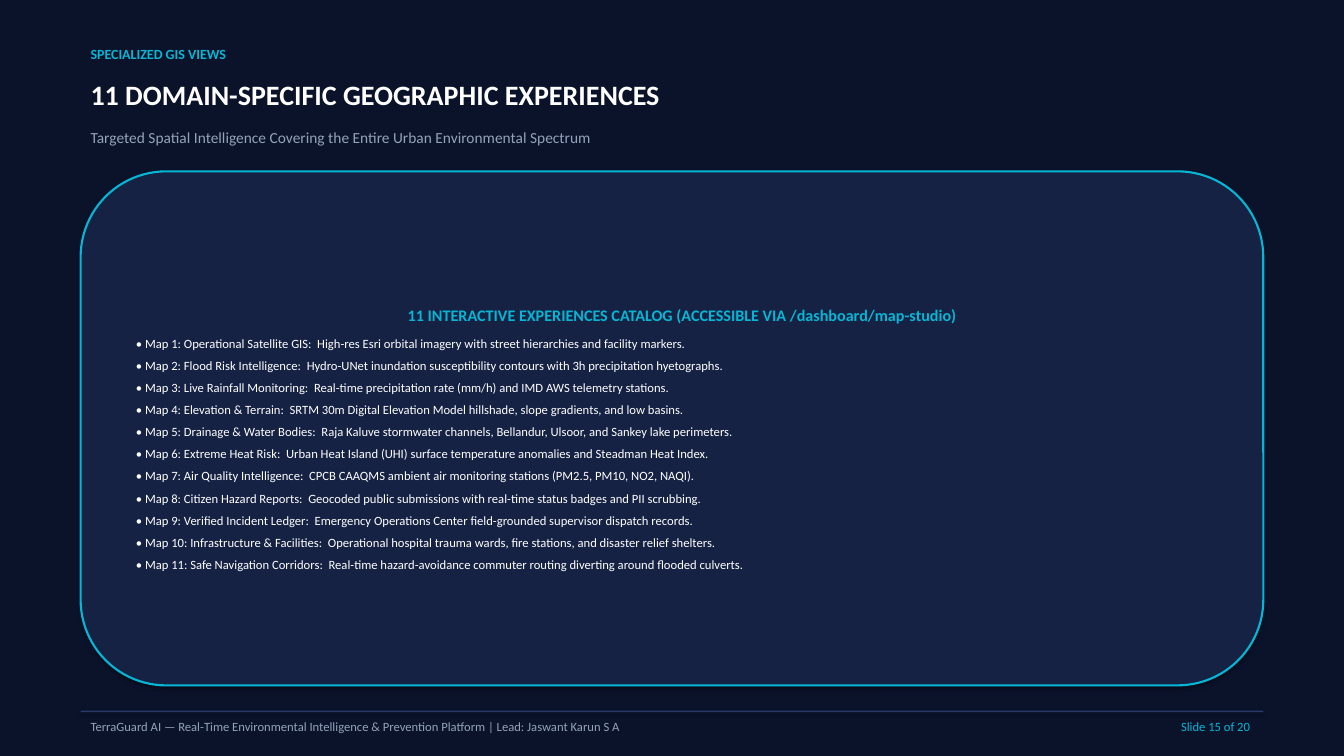
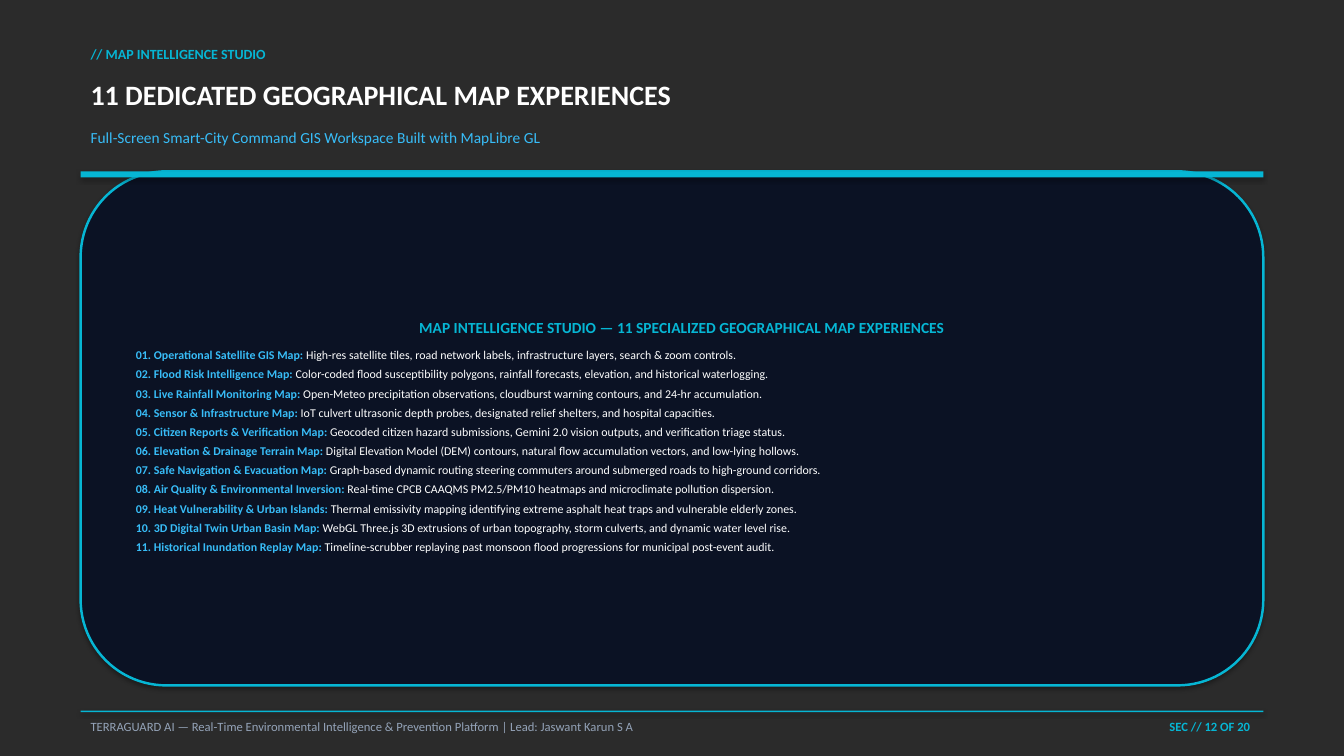
Before and after one commit to Jaswant-Karun/TerraGuard-AI, a slide deck: slide 12 of INFINEX_2K26_TerraGuard_AI_Presentation.pptx (slide 15 before the commit). Drawn at 1344x756 pixels with LibreOffice and Linux fonts; fonts in the diff are those of the drawing; background and template pictures are left out; a plain dark background stands for a picture behind light text. Boxes give left, top, right and bottom in pixels: in the first picture for what was removed or moved away, otherwise in the second. Text is boxed around its words. In the diff, an @@ line names an element or a change of style, - is before the commit and + after.

```diff
--- a/INFINEX_2K26_TerraGuard_AI_Presentation.pptx
+++ b/INFINEX_2K26_TerraGuard_AI_Presentation.pptx
@@ background #FFFFFF to picture (left out) @@
@@ rectangle removed at (x1=0, y1=0, x2=1344, y2=756) @@
@@ text at (x1=106, y1=50, x2=265, y2=59): text changed @@
-SPECIALIZED GIS VIEWS
+// MAP INTELLIGENCE STUDIO
@@ text at (x1=91, y1=86, x2=671, y2=105): text changed @@
-11 DOMAIN-SPECIFIC GEOGRAPHIC EXPERIENCES
+11 DEDICATED GEOGRAPHICAL MAP EXPERIENCES
@@ text at (x1=91, y1=132, x2=540, y2=146): text changed; text colour #94A3B8 to #38BDF8 @@
-Targeted Spatial Intelligence Covering the Entire Urban Environmental Spectrum
+Full-Screen Smart-City Command GIS Workspace Built with MapLibre GL
@@ rounded rectangle "MAP INTELLIGENCE STUDIO — 11 ..." at (x1=81, y1=171, x2=1263, y2=686): fill #162244 to #0B1224; outline #06B6D4 1.5 pt to #06B6D4 1.75 pt @@
@@ rectangle added at (x1=81, y1=171, x2=1263, y2=177), fill #06B6D4 @@
@@ text in rounded rectangle at (x1=136, y1=323, x2=944, y2=553): text changed; size 9 to 8.5 pt @@
-11 INTERACTIVE EXPERIENCES CATALOG (ACCESSIBLE VIA /dashboard/map-studio)
-• Map 1: Operational Satellite GIS: High-res Esri orbital imagery with street hierarchies and facility markers.
-• Map 2: Flood Risk Intelligence: Hydro-UNet inundation susceptibility contours with 3h precipitation hyetographs.
-• Map 3: Live Rainfall Monitoring: Real-time precipitation rate (mm/h) and IMD AWS telemetry stations.
-• Map 4: Elevation & Terrain: SRTM 30m Digital Elevation Model hillshade, slope gradients, and low basins.
-• Map 5: Drainage & Water Bodies: Raja Kaluve stormwater channels, Bellandur, Ulsoor, and Sankey lake perimeters.
-• Map 6: Extreme Heat Risk: Urban Heat Island (UHI) surface temperature anomalies and Steadman Heat Index.
-• Map 7: Air Quality Intelligence: CPCB CAAQMS ambient air monitoring stations (PM2.5, PM10, NO2, NAQI).
-• Map 8: Citizen Hazard Reports: Geocoded public submissions with real-time status badges and PII scrubbing.
-• Map 9: Verified Incident Ledger: Emergency Operations Center field-grounded supervisor dispatch records.
-• Map 10: Infrastructure & Facilities: Operational hospital trauma wards, fire stations, and disaster relief shelters.
-• Map 11: Safe Navigation Corridors: Real-time hazard-avoidance commuter routing diverting around flooded culverts.
+MAP INTELLIGENCE STUDIO — 11 SPECIALIZED GEOGRAPHICAL MAP EXPERIENCES
+01. Operational Satellite GIS Map: High-res satellite tiles, road network labels, infrastructure layers, search & zoom controls.
+02. Flood Risk Intelligence Map: Color-coded flood susceptibility polygons, rainfall forecasts, elevation, and historical waterlogging.
+03. Live Rainfall Monitoring Map: Open-Meteo precipitation observations, cloudburst warning contours, and 24-hr accumulation.
+04. Sensor & Infrastructure Map: IoT culvert ultrasonic depth probes, designated relief shelters, and hospital capacities.
+05. Citizen Reports & Verification Map: Geocoded citizen hazard submissions, Gemini 2.0 vision outputs, and verification triage status.
+06. Elevation & Drainage Terrain Map: Digital Elevation Model (DEM) contours, natural flow accumulation vectors, and low-lying hollows.
+07. Safe Navigation & Evacuation Map: Graph-based dynamic routing steering commuters around submerged roads to high-ground corridors.
+08. Air Quality & Environmental Inversion: Real-time CPCB CAAQMS PM2.5/PM10 heatmaps and microclimate pollution dispersion.
+09. Heat Vulnerability & Urban Islands: Thermal emissivity mapping identifying extreme asphalt heat traps and vulnerable elderly zones.
+10. 3D Digital Twin Urban Basin Map: WebGL Three.js 3D extrusions of urban topography, storm culverts, and dynamic water level rise.
+11. Historical Inundation Replay Map: Timeline-scrubber replaying past monsoon flood progressions for municipal post-event audit.
@@ rectangle at (x1=81, y1=711, x2=1263, y2=712): fill #283A6B to #06B6D4 @@
@@ text at (x1=91, y1=722, x2=633, y2=733): text changed @@
-TerraGuard AI — Real-Time Environmental Intelligence & Prevention Platform | Lead: Jaswant Karun S A
+TERRAGUARD AI — Real-Time Environmental Intelligence & Prevention Platform | Lead: Jaswant Karun S A
@@ text at (x1=1169, y1=722, x2=1250, y2=731): text changed; bold on @@
-Slide 15 of 20
+SEC // 12 OF 20
```
Also in this commit, not shown: 14 other slides changed, 5 slides added, 5 slides removed, 9 other files.
